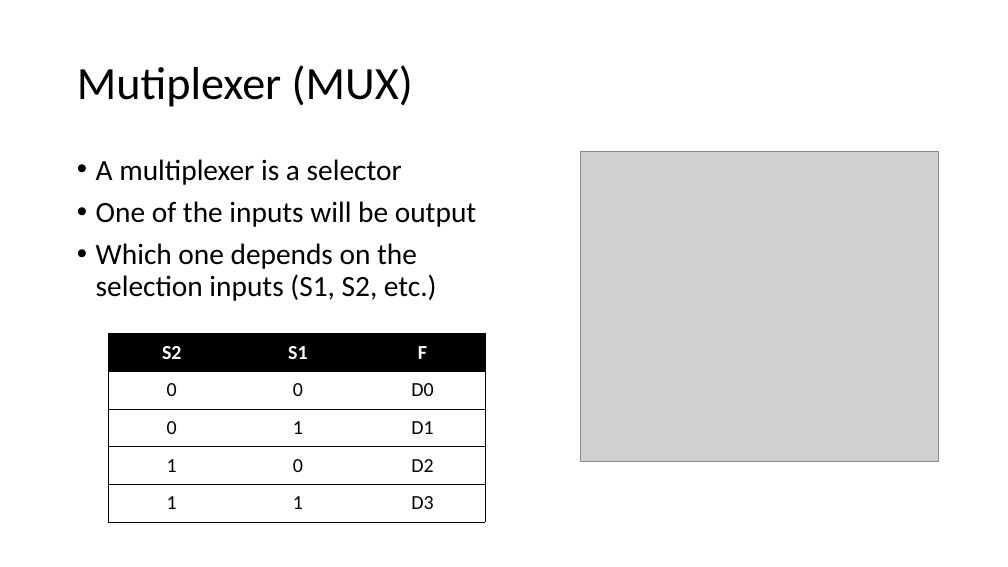
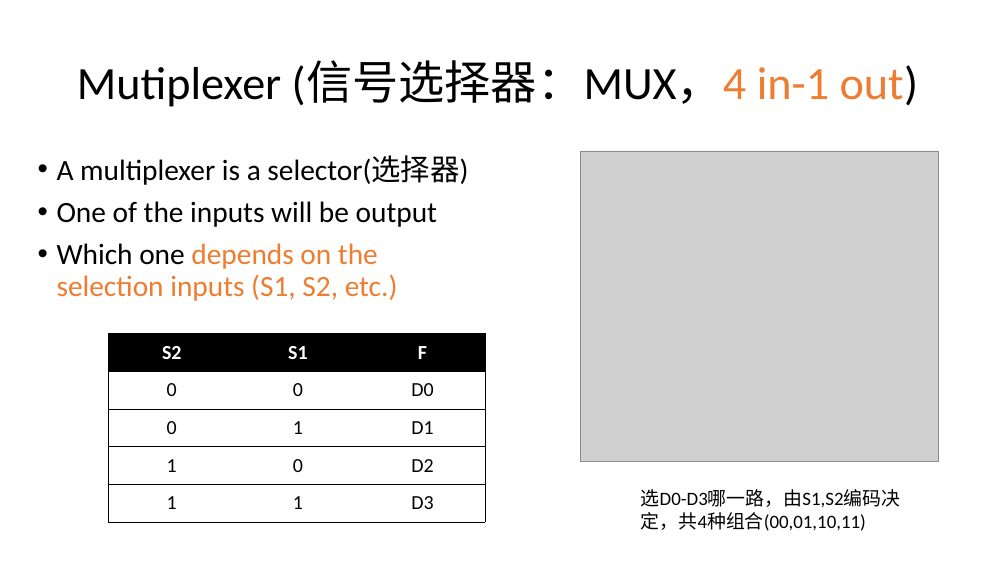
Before and after one commit to vcboy1/Leeds, a slide deck: slide 9 of 26fall/1860/Lecture/Week1.4/Lecture 1.4.1.pptx (slide 10 before the commit). Drawn at 1008x567 pixels with LibreOffice and Linux fonts; fonts in the diff are those of the drawing; grey boxes stand for pictures; background and template pictures are left out. Boxes give left, top, right and bottom in pixels: in the first picture for what was removed or moved away, otherwise in the second. Text is boxed around its words. In the diff, an @@ line names an element or a change of style, - is before the commit and + after.

```diff
--- a/26fall/1860/Lecture/Week1.4/Lecture 1.4.1.pptx
+++ b/26fall/1860/Lecture/Week1.4/Lecture 1.4.1.pptx
@@ title at [77,61,918,107]: text changed @@
-Mutiplexer (MUX)
+Mutiplexer (信号选择器：MUX，4 in-1 out)
@@ text "A multiplexer is a selector(选择器)": place and size @@
-text "A multiplexer is a selector(选择器)" at [96,159,476,301]
+text "A multiplexer is a selector(选择器)" at [57,155,468,301]
@@ text at [57,155,468,185]: text changed @@
-• A multiplexer is a selector
+• A multiplexer is a selector(选择器)
@@ text at [57,243,398,301]: text colour #000000 to #ED7D31 in "depends on the selection inputs (S1, S2, ..." @@
@@ text added at [641,489,901,531], 18 pt, text #000000 @@
+选D0-D3哪一路，由S1,S2编码决定，共4种组合(00,01,10,11)
```
Also in this commit, not shown: 14 other slides changed, 5 slides added, 4 slides removed, 3 other files.
